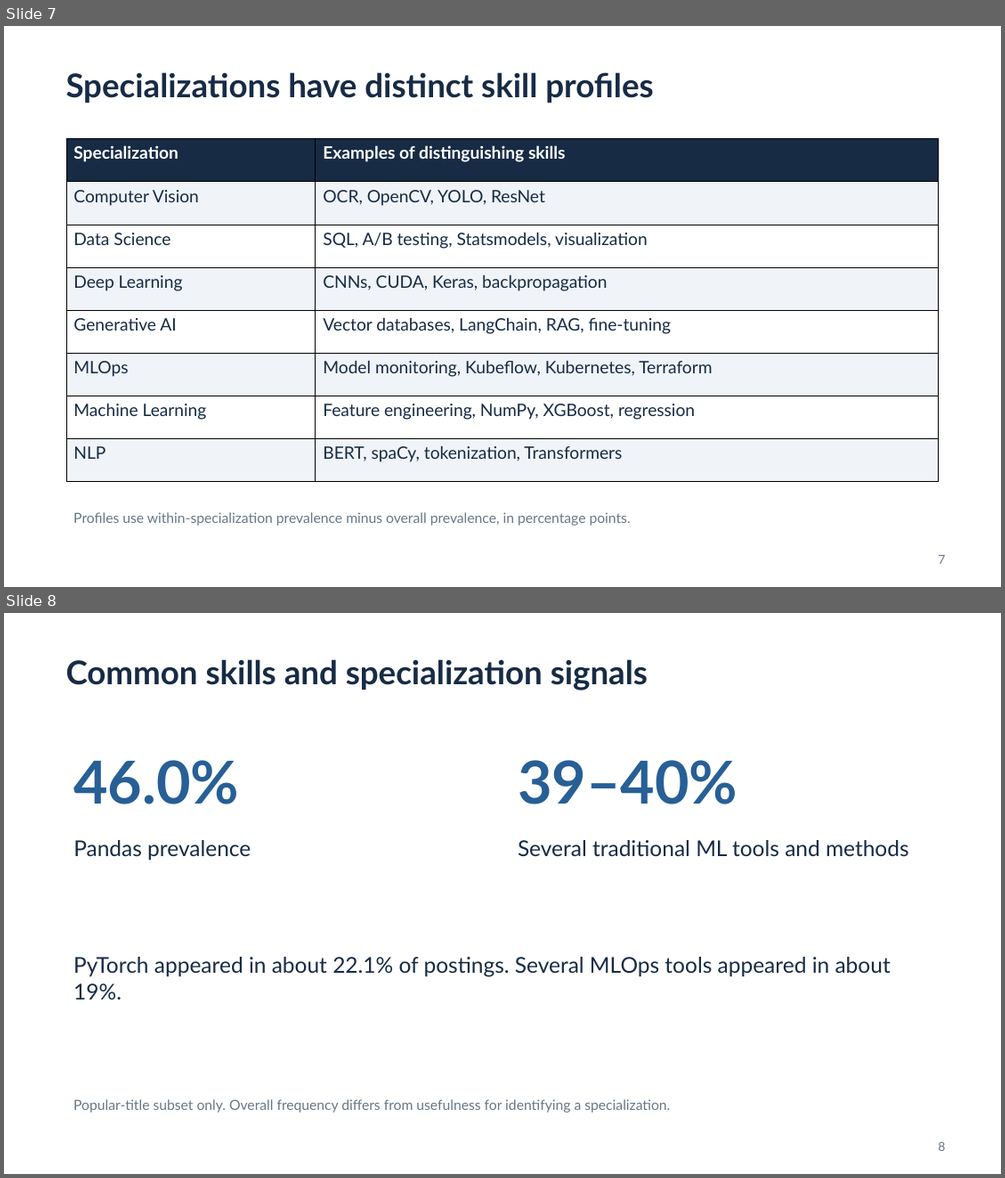
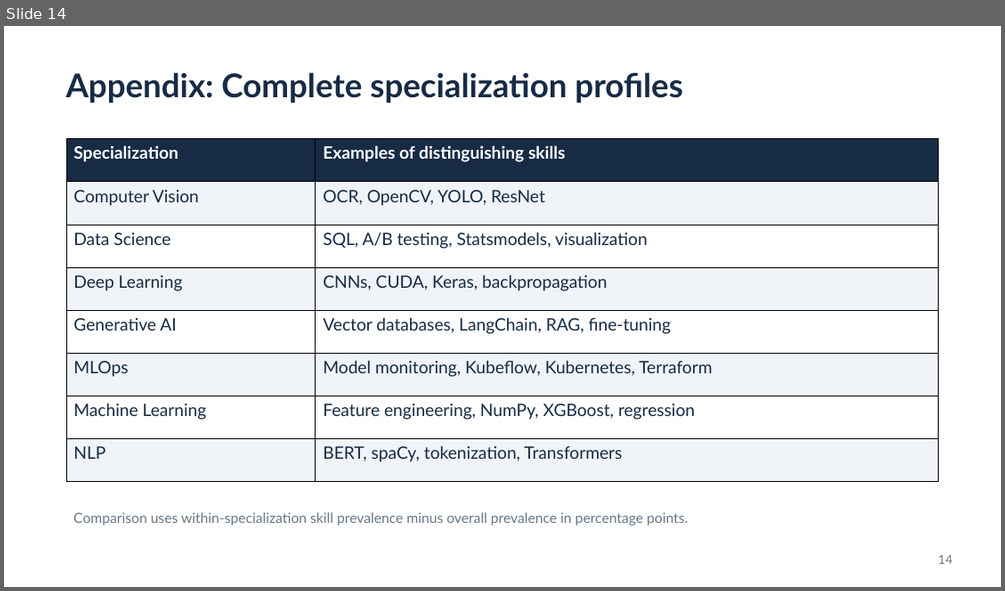
Before and after one commit to BruSalSprouts/ai-job-categories, a slide deck: reports/AI Jobs Project.pptx. Shown one above the other, each under a label of ours: slides 7 and 8 before the commit, slide 14 after it. The pictures are 1005x1178 and 1005x591 pixels, drawn with LibreOffice and Linux fonts; fonts in the diff are those of the drawing. Boxes give left, top, right and bottom in pixels: in the first picture for what was removed or moved away, otherwise in the second. Text is boxed around its words. In the diff, an @@ line names an element or a change of style, - is before the commit and + after.

```diff
--- a/reports/AI Jobs Project.pptx
+++ b/reports/AI Jobs Project.pptx
@@ slide 8 removed at [4,613,1001,1174], background #FFFFFF @@
@@ text removed at [66,659,647,690] @@
-Common skills and specialization signals
@@ text removed at [73,760,239,804] @@
-46.0%
@@ text removed at [518,760,737,804] @@
-39–40%
@@ text removed at [73,840,251,860] @@
-Pandas prevalence
@@ text removed at [518,840,909,857] @@
-Several traditional ML tools and methods
@@ text removed at [73,957,890,1000] @@
-PyTorch appeared in about 22.1% of postings. Several MLOps tools appeared in about 19%.
@@ text removed at [73,1099,670,1112] @@
-Popular-title subset only. Overall frequency differs from usefulness for identifying a specialization.
@@ text removed at [938,1142,945,1151] @@
-8
@@ what was slide 7 is now slide 14 @@
@@ slide 14 changed as well @@
@@ text at [66,72,682,103]: text changed @@
-Specializations have distinct skill profiles
+Appendix: Complete specialization profiles
@@ text at [73,512,688,525]: text changed @@
-Profiles use within-specialization prevalence minus overall prevalence, in percentage points.
+Comparison uses within-specialization skill prevalence minus overall prevalence in percentage points.
@@ text at [938,555,952,564]: text changed @@
-7
+14
```
Also in this commit, not shown: 4 other slides changed, 10 slides added, 9 other slides removed, 1 other file.
